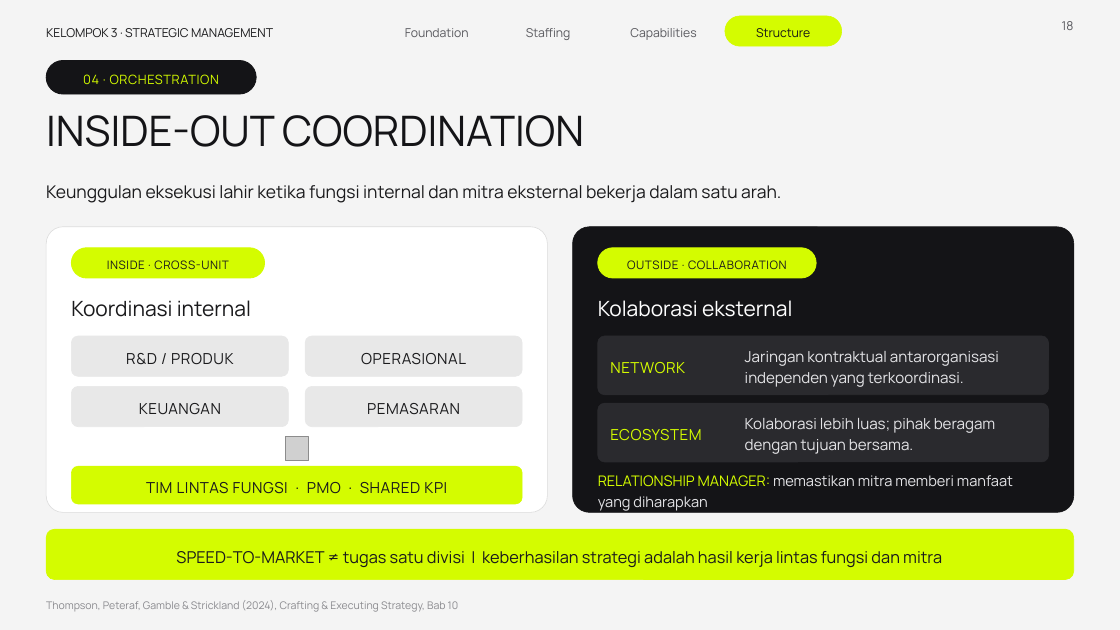
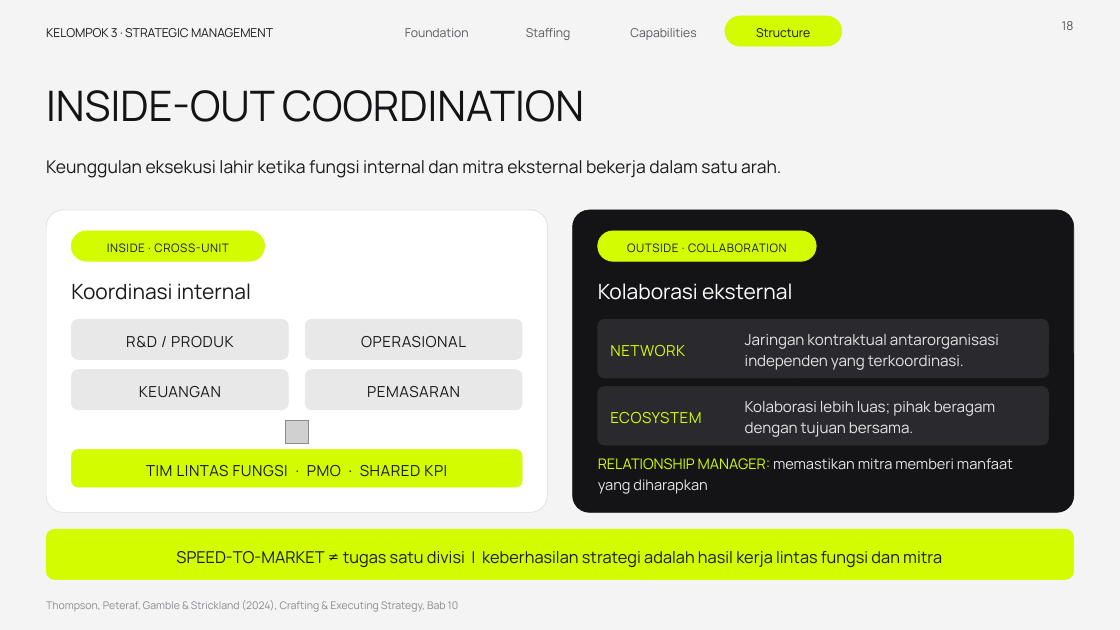
Before and after one commit to aslihabnuri/Dom-Manipulation, a slide deck: slide 18 of presentasi_ch10_kelompok3/SMJKT_Group 3_Aslih_Chapter 10 Strategy Execution.pptx. Drawn at 1120x630 pixels with LibreOffice and Linux fonts; fonts in the diff are those of the drawing; grey boxes stand for pictures. Boxes give left, top, right and bottom in pixels: in the first picture for what was removed or moved away, otherwise in the second. Text is boxed around its words. In the diff, an @@ line names an element or a change of style, - is before the commit and + after.

```diff
--- a/presentasi_ch10_kelompok3/SMJKT_Group 3_Aslih_Chapter 10 Strategy Execution.pptx
+++ b/presentasi_ch10_kelompok3/SMJKT_Group 3_Aslih_Chapter 10 Strategy Execution.pptx
@@ text "INSIDE-OUT COORDINATION": place and size @@
-text "INSIDE-OUT COORDINATION" at bbox=[46, 115, 584, 147]
+text "INSIDE-OUT COORDINATION" at bbox=[46, 90, 584, 122]
@@ rounded rectangle removed at bbox=[46, 60, 256, 94] @@
@@ text removed at bbox=[83, 74, 219, 84] @@
-04 · ORCHESTRATION
@@ text "Keunggulan eksekusi lahir ketika fungsi ...": place and size @@
-text "Keunggulan eksekusi lahir ketika fungsi ..." at bbox=[46, 185, 781, 203]
+text "Keunggulan eksekusi lahir ketika fungsi ..." at bbox=[46, 160, 781, 178]
@@ rounded rectangle: place and size @@
-rounded rectangle at bbox=[46, 227, 548, 513]
+rounded rectangle at bbox=[46, 210, 548, 513]
@@ rounded rectangle at bbox=[46, 210, 548, 513]: proportions changed @@
@@ rounded rectangle at bbox=[573, 210, 1075, 513]: proportions changed @@
@@ rounded rectangle: place and size @@
-rounded rectangle at bbox=[573, 227, 1075, 513]
+rounded rectangle at bbox=[573, 210, 1075, 513]
@@ rounded rectangle: place and size @@
-rounded rectangle at bbox=[305, 386, 522, 427]
+rounded rectangle at bbox=[71, 319, 288, 360]
@@ rounded rectangle: place and size @@
-rounded rectangle at bbox=[71, 336, 288, 376]
+rounded rectangle at bbox=[305, 319, 522, 360]
@@ rounded rectangle: place and size @@
-rounded rectangle at bbox=[305, 336, 522, 376]
+rounded rectangle at bbox=[71, 370, 288, 410]
@@ rounded rectangle: place and size @@
-rounded rectangle at bbox=[71, 386, 288, 427]
+rounded rectangle at bbox=[305, 370, 522, 410]
@@ 14 texts, 5 rounded rectangles, 1 picture: place and size @@
-14 texts, 5 rounded rectangles, 1 picture at bbox=[71, 248, 1049, 511]
+14 texts, 5 rounded rectangles, 1 picture at bbox=[71, 231, 1049, 494]
```
Also in this commit, not shown: 7 other slides changed, 1 other file.
